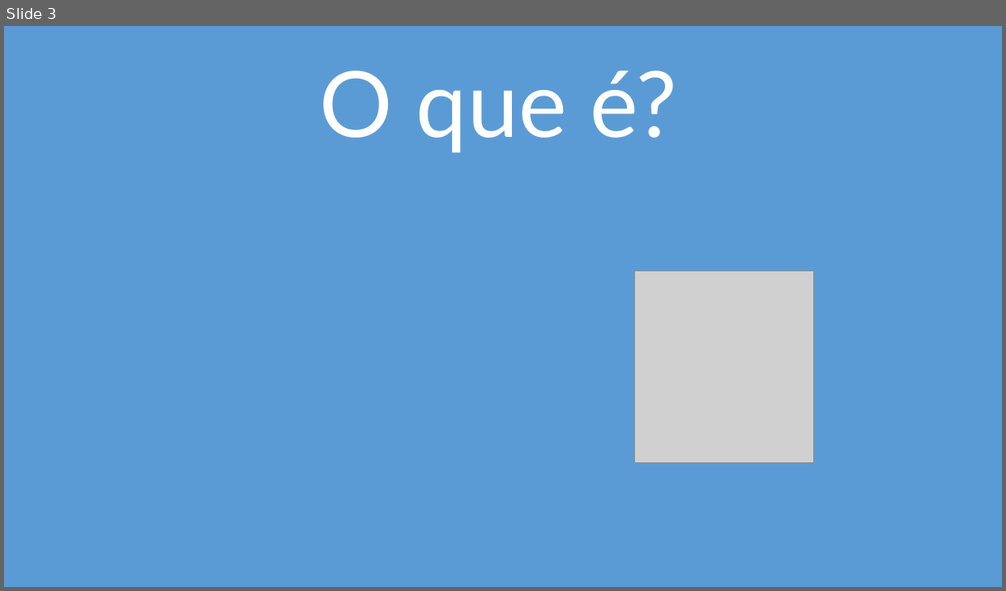
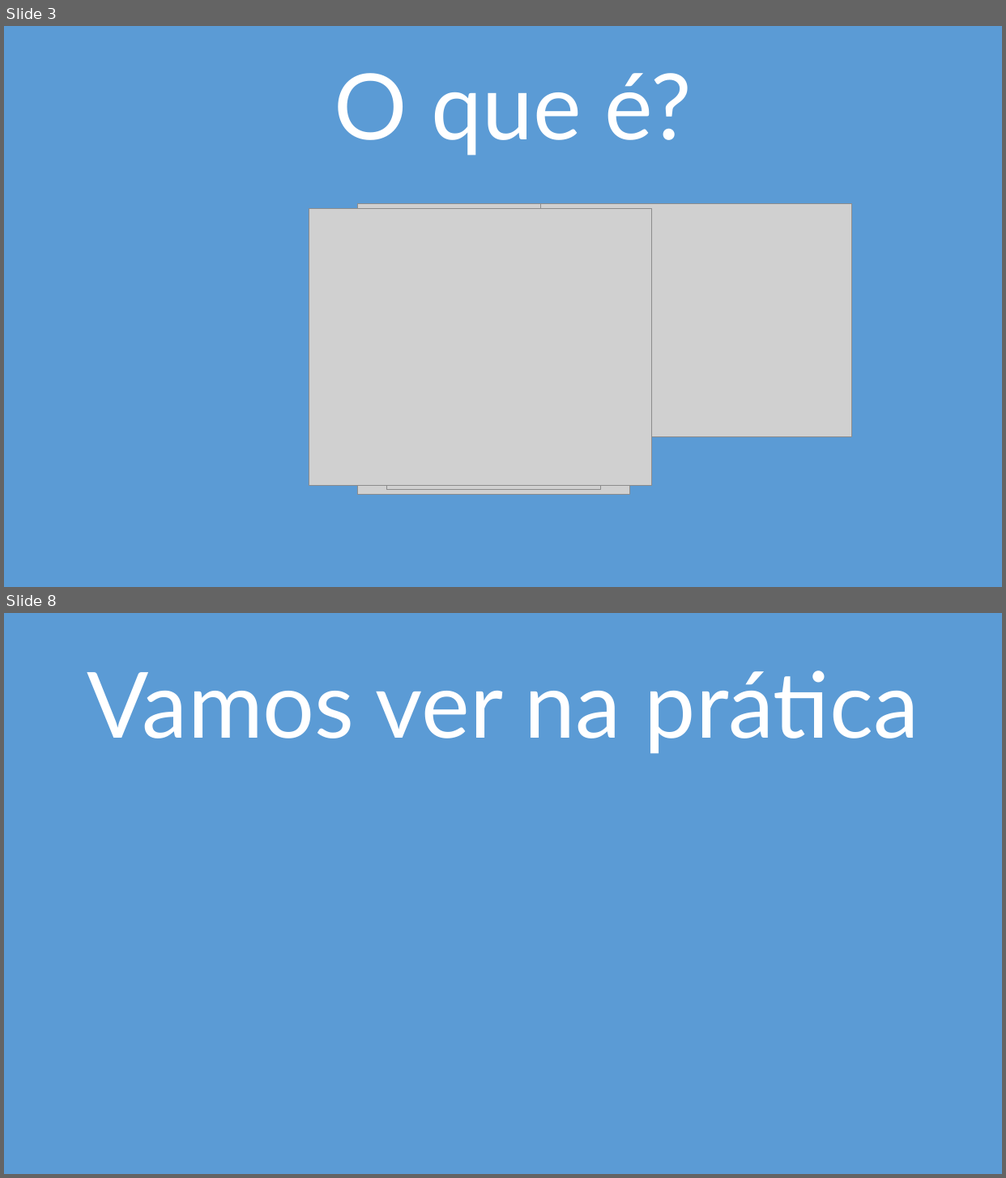
Before and after one commit to asilvaigor/HackTheWorld, a slide deck: ppt/TopBeer.pptx. Shown one above the other, each under a label of ours: slide 3 before the commit, slides 3 and 8 after it; the slides between them are not shown. The pictures are 1006x591 and 1006x1178 pixels, drawn with LibreOffice and Linux fonts; fonts in the diff are those of the drawing; grey boxes stand for pictures; background and template pictures are left out. Boxes give left, top, right and bottom in pixels: in the first picture for what was removed or moved away, otherwise in the second. Text is boxed around its words. In the diff, an @@ line names an element or a change of style, - is before the commit and + after.

```diff
--- a/ppt/TopBeer.pptx
+++ b/ppt/TopBeer.pptx
@@ slide 8 added at bbox=[4, 613, 1002, 1174], background #5B9BD5 @@
@@ title added at bbox=[87, 671, 918, 754], 88 pt, text #FFFFFF @@
+Vamos ver na prática
@@ slide 3 changed as well @@
@@ title "O que é?": place and size @@
-title "O que é?" at bbox=[320, 71, 677, 153]
+title "O que é?" at bbox=[334, 73, 692, 156]
@@ picture added at bbox=[309, 209, 651, 485] @@
@@ picture: place and size @@
-picture at bbox=[634, 271, 814, 463]
+picture at bbox=[358, 204, 631, 495]
@@ picture added at bbox=[386, 218, 601, 490] @@
@@ picture added at bbox=[541, 204, 852, 437] @@
```
Also in this commit, not shown: 4 other slides added, 2 slides removed.
